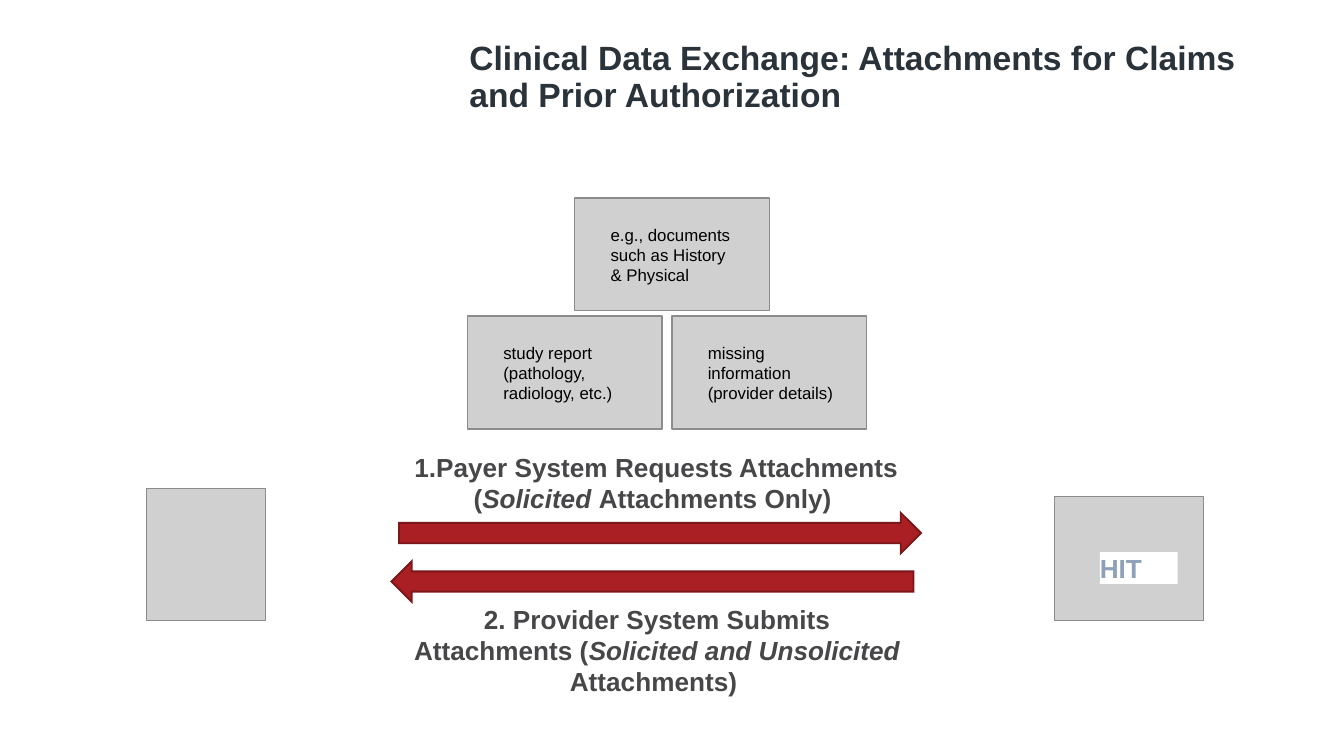
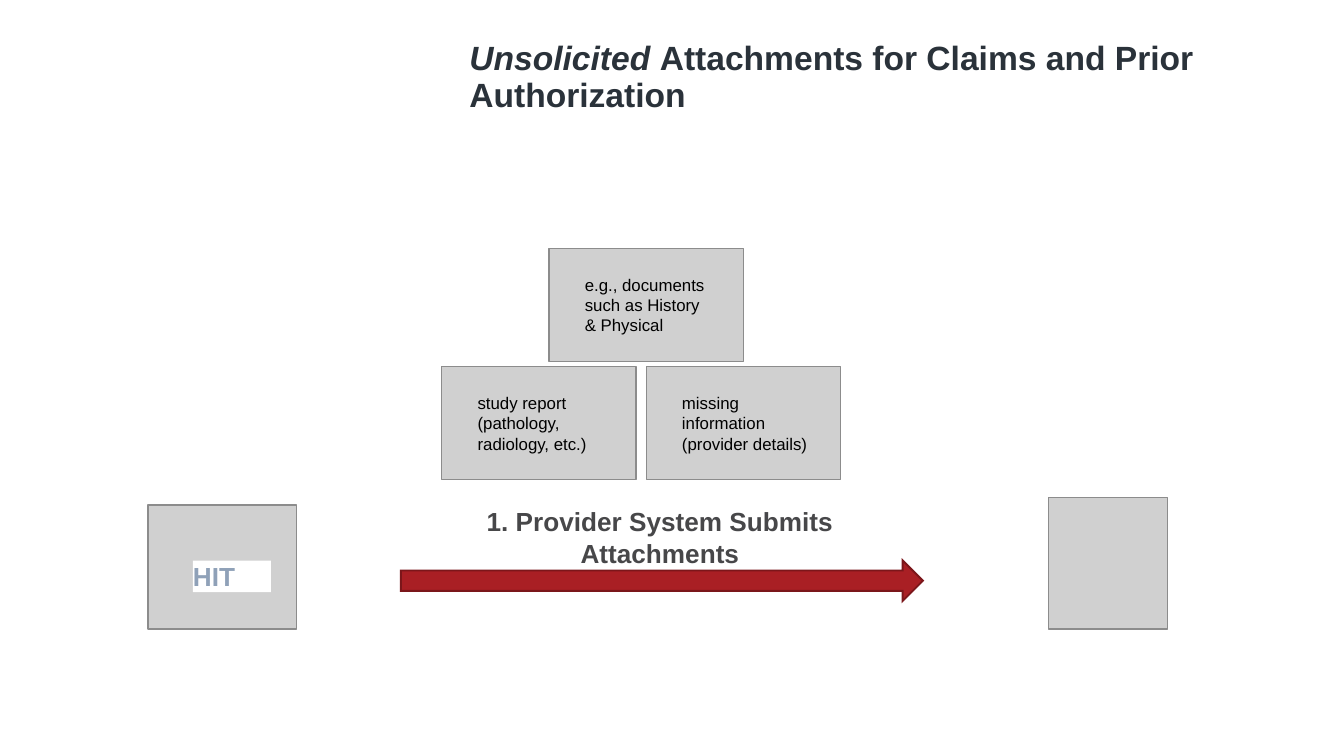
Before and after one commit to HL7/davinci-ecdx, a slide deck: slide 3 of input/images/source/Workflow Images.pptx. Drawn at 1344x756 pixels with LibreOffice and Linux fonts; fonts in the diff are those of the drawing; grey boxes stand for pictures; background and template pictures are left out. Boxes give left, top, right and bottom in pixels: in the first picture for what was removed or moved away, otherwise in the second. Text is boxed around its words. In the diff, an @@ line names an element or a change of style, - is before the commit and + after.

Commit message:
Separate solicited and unsolicited attachments workflows ([FHIR-38210]

```diff
--- a/input/images/source/Workflow Images.pptx
+++ b/input/images/source/Workflow Images.pptx
@@ text at (469, 45, 1193, 108): text changed @@
-Clinical Data Exchange: Attachments for Claims and Prior Authorization
+Unsolicited Attachments for Claims and Prior Authorization
@@ 3 pictures, 3 texts: place and size @@
-3 pictures, 3 texts at (468, 198, 867, 429)
+3 pictures, 3 texts at (442, 249, 841, 480)
@@ text removed at (414, 458, 897, 514) @@
-1.Payer System Requests Attachments (Solicited Attachments Only)
@@ picture: place and size @@
-picture at (1055, 497, 1204, 621)
+picture at (148, 505, 297, 629)
@@ picture: place and size @@
-picture at (146, 489, 266, 621)
+picture at (1048, 497, 1168, 629)
@@ right arrow removed at (399, 513, 921, 554) @@
@@ text at (487, 512, 832, 564): text changed @@
-2. Provider System Submits Attachments (Solicited and Unsolicited Attachments)
+1. Provider System Submits Attachments
@@ rectangle "HIT": place and size @@
-rectangle "HIT" at (1099, 552, 1177, 585)
+rectangle "HIT" at (194, 560, 271, 593)
@@ right arrow at (401, 560, 922, 601): rotation 0 to 180 degrees @@
```
Also in this commit, not shown: 1 slide added, 5 other files.
